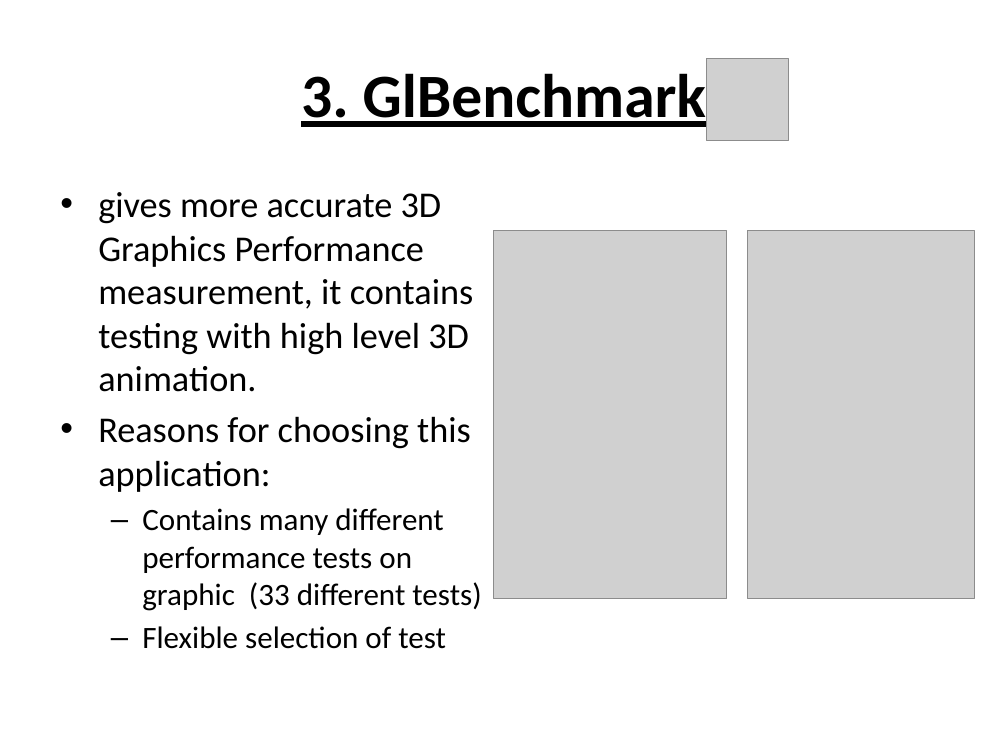
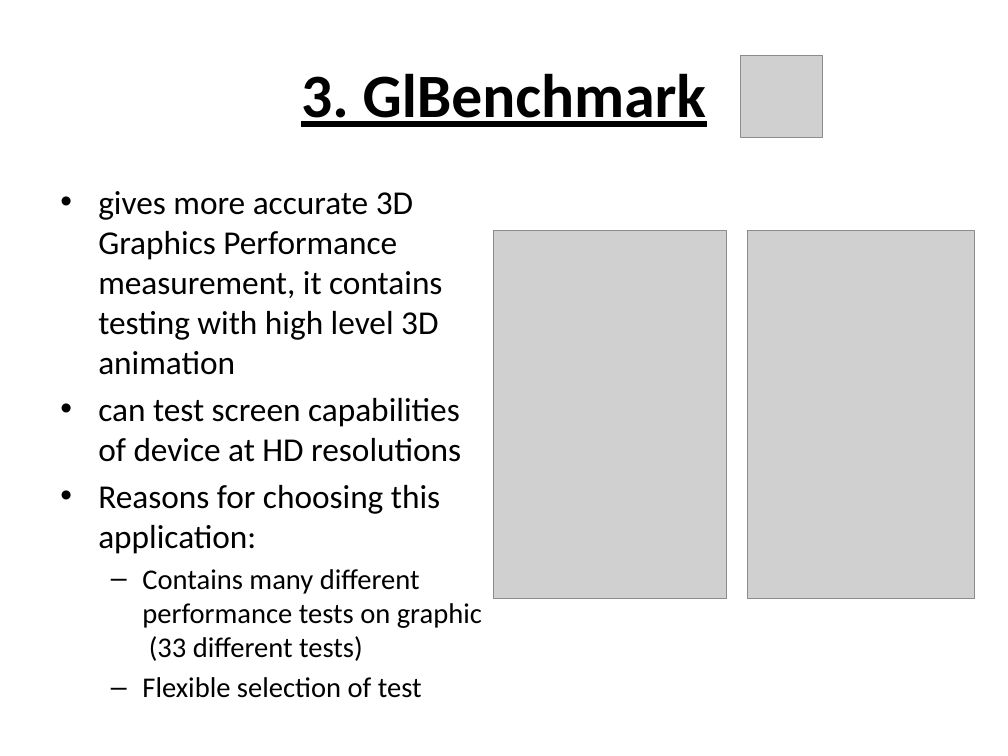
Before and after one commit to laikayeekelly/Benchmark, a slide deck: slide 7 of benchmark.pptx. Drawn at 1008x756 pixels with LibreOffice and Linux fonts; fonts in the diff are those of the drawing; grey boxes stand for pictures. Boxes give left, top, right and bottom in pixels: in the first picture for what was removed or moved away, otherwise in the second. Text is boxed around its words. In the diff, an @@ line names an element or a change of style, - is before the commit and + after.

```diff
--- a/benchmark.pptx
+++ b/benchmark.pptx
@@ picture: place and size @@
-picture at [707,58,788,140]
+picture at [741,55,823,137]
@@ text at [98,191,461,462]: text changed; size 25.9 to 23.8 pt @@
-• gives more accurate 3D Graphics Performance measurement, it contains testing with high level 3D animation.
+• gives more accurate 3D Graphics Performance measurement, it contains testing with high level 3D animation
+• can test screen capabilities of device at HD resolutions
@@ text at [98,485,482,661]: size 25.9 to 23.8 pt in "Reasons for choosing this application:"; size 22.2 to 20.4 pt in "Contains many different performance tests on graphic ...", "Flexible selection of test" @@
```
Also in this commit, not shown: 3 other slides changed.
